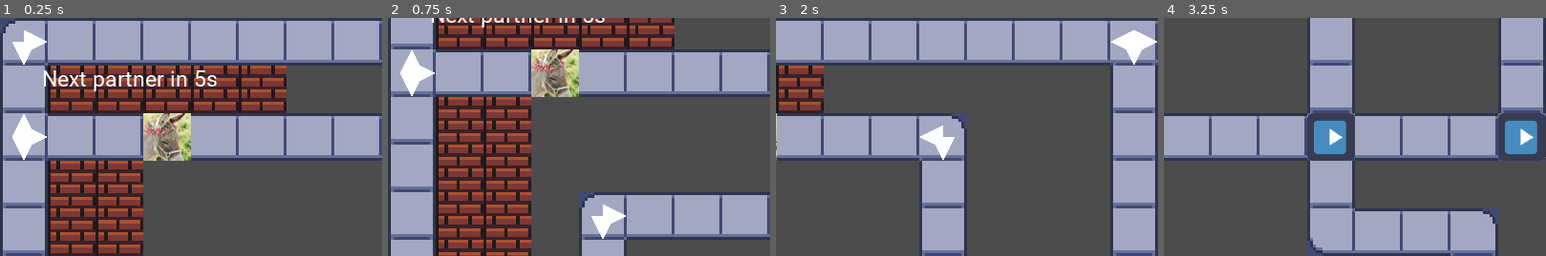
Above: before the commit, frames 1-4 (left to right).
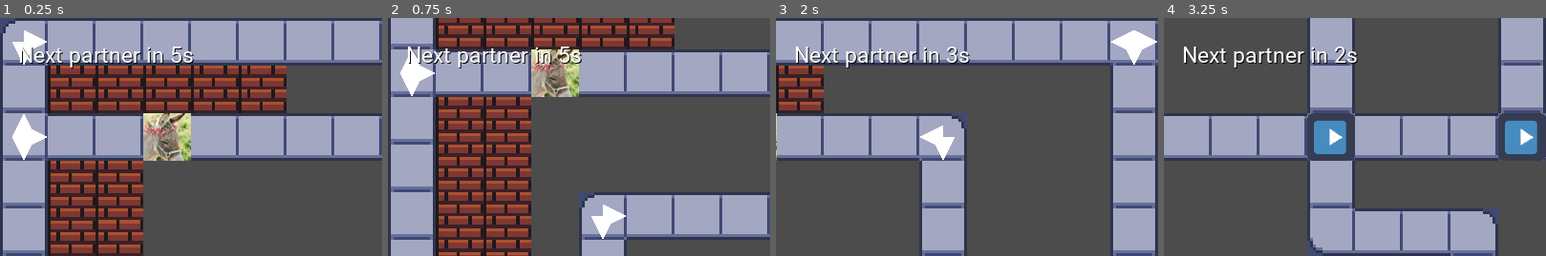
Above: after the commit, the same moments.

Repository: allemansratten/sos
Game: Godot game, scene res://scenes/Game.tscn
Same seed, same stepped clock (60 frames per second), same inputs: the game is played once before the commit and once after it. The engine's default icon, where the game draws it, is replaced by a stand-in: a white triangle on a blue panel in a dark square.
Inputs (mouse positions are % of the whole screen's width and height, from its top left):
- Up to frame 1 (0.25 s): no input
- Up to frame 2 (0.75 s): tap Enter at 0.5 s; drag from (28, 95) to (78, 55) at 0.52 s
- Up to frame 3 (2 s): tap Space at 1.25 s; drag from (78, 25) to (28, 65) at 1.27 s
- Up to frame 4 (3.25 s): tap Enter at 2 s; move the mouse to (22, 55) at 2.02 s; click (22, 55) at 2.1 s; drag from (45, 70) to (22, 25) at 2.77 s
The pictures show only the part of the screen within x 0-50%, y 0-50%; the shares and areas given below are measured in that part.

The runs differ from the first frame. In frame 1, 2.5% of the frame differs, in the area x 5-57%, y 12-31%; in frame 2, 1.8%; in frame 3, 1.4%; in frame 4, 1.4%.

Commit message:
Separate HUD

Diff:
--- a/scenes/Game.tscn
+++ b/scenes/Game.tscn
@@ -1,17 +1,13 @@
-[gd_scene load_steps=10 format=2]
+[gd_scene load_steps=9 format=2]
 
 [ext_resource path="res://scenes/Crossroads.tscn" type="PackedScene" id=1]
-[ext_resource path="res://fonts/Roboto-Regular.ttf" type="DynamicFontData" id=2]
 [ext_resource path="res://scripts/partner_driver.gd" type="Script" id=3]
 [ext_resource path="res://scenes/Map.tscn" type="PackedScene" id=4]
 [ext_resource path="res://scripts/gamescene_root.gd" type="Script" id=5]
 [ext_resource path="res://scenes/Partner.tscn" type="PackedScene" id=6]
 [ext_resource path="res://scenes/FixedCrossroads.tscn" type="PackedScene" id=7]
 [ext_resource path="res://scenes/Camera.gd" type="Script" id=8]
-
-[sub_resource type="DynamicFont" id=1]
-size = 30
-font_data = ExtResource( 2 )
+[ext_resource path="res://scenes/HUD.tscn" type="PackedScene" id=9]
 
 [node name="GameScene" type="Node2D"]
 script = ExtResource( 5 )
@@ -76,16 +72,10 @@
 script = ExtResource( 3 )
 partner_scene = ExtResource( 6 )
 
-[node name="NextPartnerLabel" type="Label" parent="."]
-margin_left = 24.0
-margin_top = 32.0
-margin_right = 64.0
-margin_bottom = 46.0
-custom_fonts/font = SubResource( 1 )
-text = "Next partner:"
-
 [node name="MapCamera" type="Camera2D" parent="."]
 position = Vector2( -32, -32 )
 anchor_mode = 0
 current = true
 script = ExtResource( 8 )
+
+[node name="HUD" parent="." instance=ExtResource( 9 )]
--- /dev/null
+++ b/scenes/HUD.gd
@@ -0,0 +1,10 @@
+extends CanvasLayer
+
+
+# Called when the node enters the scene tree for the first time.
+func _ready():
+	pass # Replace with function body.
+
+
+func update_next_partner_label(spawn_time):
+	$NextPartnerLabel.text = "Next partner in %ds" % [spawn_time]
--- /dev/null
+++ b/scenes/HUD.tscn
@@ -0,0 +1,20 @@
+[gd_scene load_steps=4 format=2]
+
+[ext_resource path="res://fonts/Roboto-Regular.ttf" type="DynamicFontData" id=1]
+[ext_resource path="res://scenes/HUD.gd" type="Script" id=2]
+
+[sub_resource type="DynamicFont" id=1]
+size = 30
+font_data = ExtResource( 1 )
+
+[node name="HUD" type="CanvasLayer"]
+script = ExtResource( 2 )
+
+[node name="NextPartnerLabel" type="Label" parent="."]
+margin_left = 24.0
+margin_top = 32.0
+margin_right = 64.0
+margin_bottom = 46.0
+custom_colors/font_color_shadow = Color( 0, 0, 0, 1 )
+custom_fonts/font = SubResource( 1 )
+text = "Next partner:"
--- a/scripts/partner_driver.gd
+++ b/scripts/partner_driver.gd
@@ -36,4 +36,5 @@
 		spawn_time = SPAWN_DELAY
 		spawn_partner()
 
-	next_partner_label.text = "Next partner in %ds" % [spawn_time]
+	get_parent().get_node("HUD").update_next_partner_label(spawn_time)
+	#next_partner_label.text = "Next partner in %ds" % [spawn_time]
